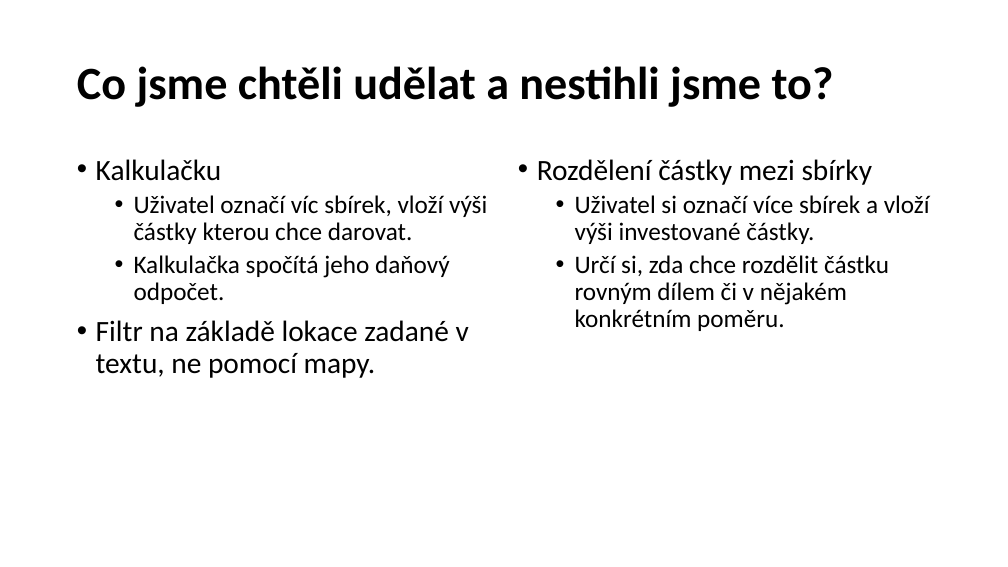
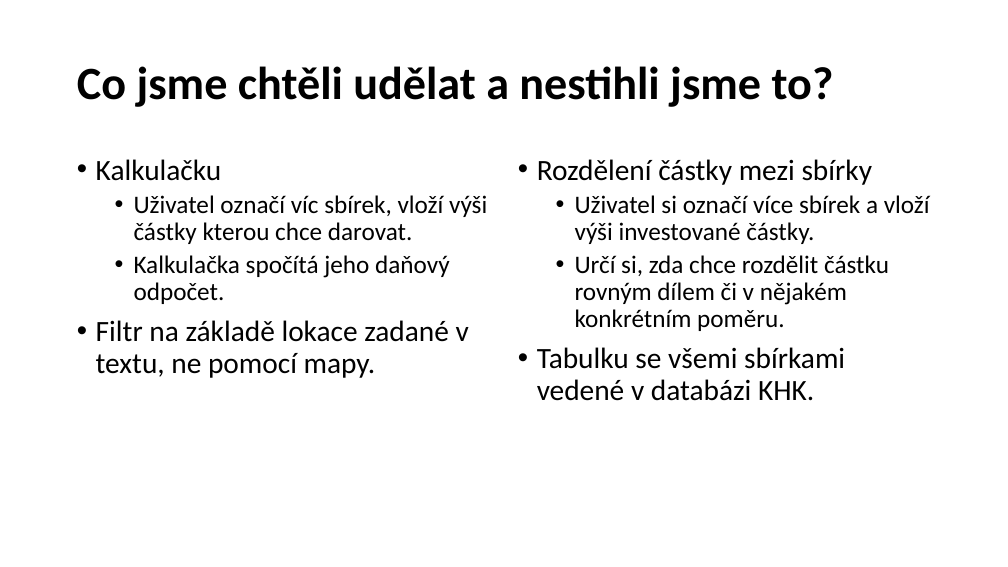
Before and after one commit to matousek11/charity, a slide deck: slide 5 of VSÚKHK - prezentace.pptx. Drawn at 1008x567 pixels with LibreOffice and Linux fonts; fonts in the diff are those of the drawing; background and template pictures are left out. Boxes give left, top, right and bottom in pixels: in the first picture for what was removed or moved away, otherwise in the second. Text is boxed around its words. In the diff, an @@ line names an element or a change of style, - is before the commit and + after.

```diff
--- a/VSÚKHK - prezentace.pptx
+++ b/VSÚKHK - prezentace.pptx
@@ text at [537, 347, 845, 401]: paragraph added @@
+• Tabulku se všemi sbírkami vedené v databázi KHK.
```
Also in this commit, not shown: 1 other slide changed, 3 slides added, 1 slide removed.
